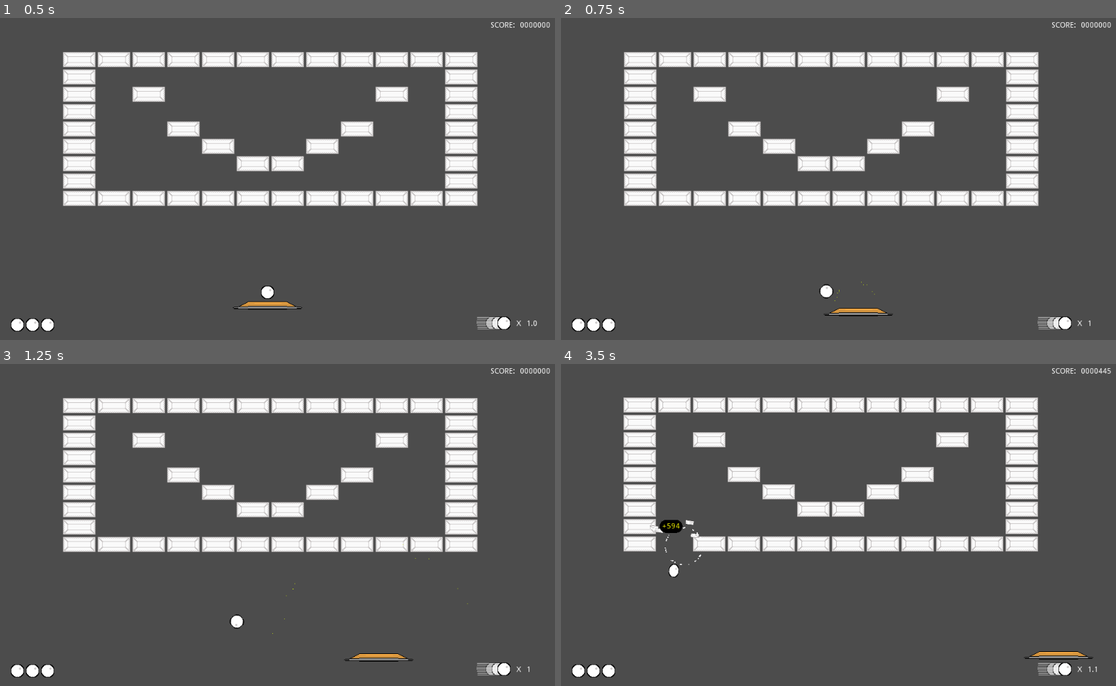
Above: before the commit, frames 1-4 (two rows, left to right).
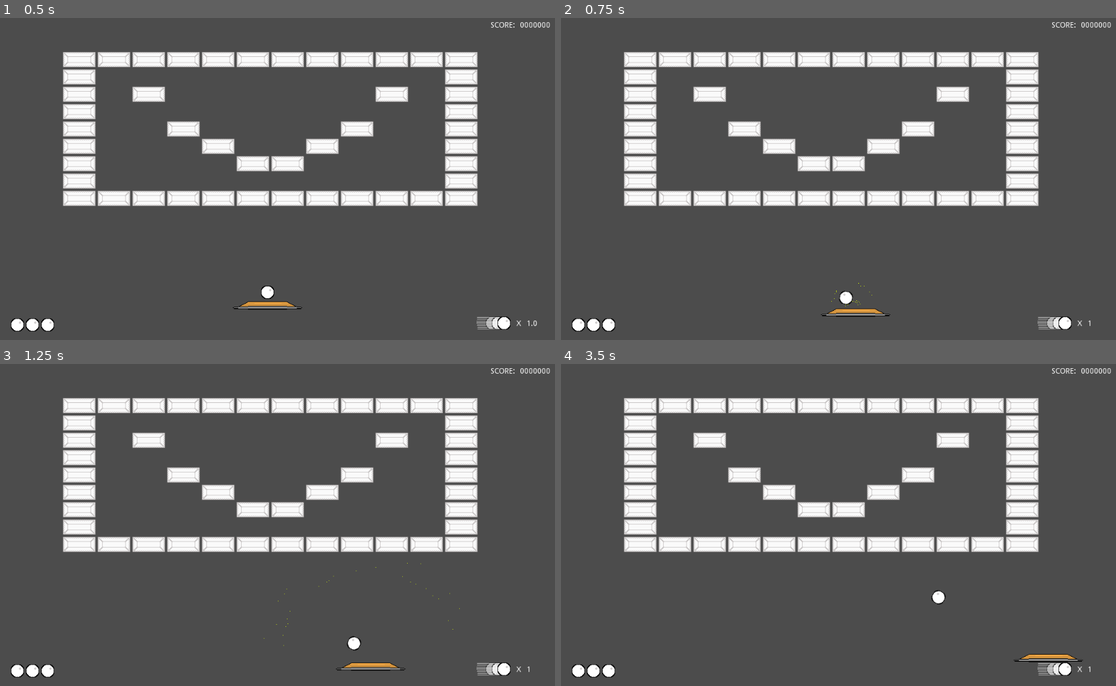
Above: after the commit, the same moments.

Repository: Anatolij-Grigorjev/Breakout4Godot
Game: Godot game, scene res://BreakoutGame.tscn
The game is run twice, just before and just after one commit, with the same random seed, the same clock (stepped at 60 frames per second) and the same inputs.
Inputs (mouse positions are in pixels of both pictures, inside the frame that each line leads up to):
- Up to frame 1 (0.5 s): no input
- Up to frame 2 (0.75 s): tap Enter (ui_accept) at 0.5, 0.6 s; move the mouse to (960, 159) at 0.52 s; hold Right (ui_right) from 0.53 s (still down); click (960, 159) at 0.67 s
- Up to frame 3 (1.25 s): keep holding Right (ui_right); tap Enter (ui_accept) at 0.77, 1.07 s
- Up to frame 4 (3.5 s): release Right (ui_right) at 1.25 s; drag from (727, 541) to (810, 589) at 1.27 s; move the mouse to (894, 450) at 2.02 s; hold Right (ui_right) 2.03-2.75 s; tap Ctrl at 2.1 s; tap Enter (ui_accept) at 2.3 s; drag from (810, 589) to (672, 473) at 2.77 s

Frame 1 is identical in both runs. In frame 2, 0.3% of the frame differs, in the area x 46-60%, y 81-93%; in frame 3, 0.6%; in frame 4, 5.6%, in the area x 11-100%, y 1-96%.

Commit message:
base paddle sparks on actual ball speedup coef range

Diff:
--- a/game/Utils.gd
+++ b/game/Utils.gd
@@ -180,10 +180,9 @@
 	return Vector2(input.y, input.x)
 
 
-"""
-Safely get first element from possibly null or empty array.
-If the array is null or empty the return is null
-"""
+
+# Safely get first element from possibly null or empty array.
+# If the array is null or empty the return is null
 static func getFirst(arr: Array):
 	if (arr == null or arr.empty()):
 		return null
--- a/game/ball/Ball.gd
+++ b/game/ball/Ball.gd
@@ -7,7 +7,7 @@
 onready var anim: AnimationPlayer = $AnimationPlayer
 onready var sprite: Sprite = $Sprite
 
-export(float) var bounceSpeedupCoef: float = 1.1
+export(float) var bounceSpeedupCoef: float = 1.15
 export(float) var maxSpeedCoef: float = 2.5
 
 export(float) var baseSpeed: float = 120
--- a/game/paddle/Paddle.gd
+++ b/game/paddle/Paddle.gd
@@ -11,14 +11,14 @@
 onready var ballPosition: Position2D = $BallPosition
 
 
-var attachedBall: Node2D
+var ballRef: Node2D
 
 
 
 func _ready():
-	if ($Ball):
-		attachedBall = $Ball
-		attachedBall.stop()
+	ballRef = _try_get_ball_reference()
+	if ballRef:
+		ballRef.stop()
 
 
 func _process(delta: float):
@@ -27,7 +27,7 @@
 		direction.x = -1
 	if Input.is_action_pressed("ui_right"):
 		direction.x = 1
-	if Input.is_action_just_released("ui_accept") and attachedBall:
+	if Input.is_action_just_released("ui_accept") and ballRef:
 		_launch_ball()
 
 	move_and_collide(direction * speed * delta)
@@ -40,27 +40,33 @@
 
 
 func attach_ball(ball: Ball):
-	attachedBall = ball
-	add_child(attachedBall)
-	attachedBall.stop()
-	attachedBall.position = ballPosition.position
+	ballRef = ball
+	add_child(ballRef)
+	ballRef.stop()
+	ballRef.position = ballPosition.position
+
+
+func _try_get_ball_reference() -> Node2D:
+	if $Ball:
+		return $Ball as Node2D
+	else:
+		return Utils.getFirst(get_tree().get_nodes_in_group("ball"))
 
 
 func _pick_sparks_for_ball_hit(ball_speed_coef: float) -> CPUParticles2D:
-	if ball_speed_coef < 1.5:
+	if ball_speed_coef < ballRef.maxSpeedCoef / 2:
 		return ballSparks1x
-	elif ball_speed_coef < 2.5:
+	elif ball_speed_coef < ballRef.maxSpeedCoef:
 		return ballSparks2x
 	else:
 		return ballSparks3x
 
 
 func _launch_ball():
-	remove_child(attachedBall)
-	attachedBall.reset_speed()
-	get_parent().add_child(attachedBall)
-	attachedBall.global_position = Vector2(global_position.x, global_position.y - 10)
-	attachedBall = null
+	remove_child(ballRef)
+	ballRef.reset_speed()
+	get_parent().add_child(ballRef)
+	ballRef.global_position = Vector2(global_position.x, global_position.y - 10)
 
 
 func _prepare_and_run_bounce_reaction_tweens(ball_speed_coef: float):
